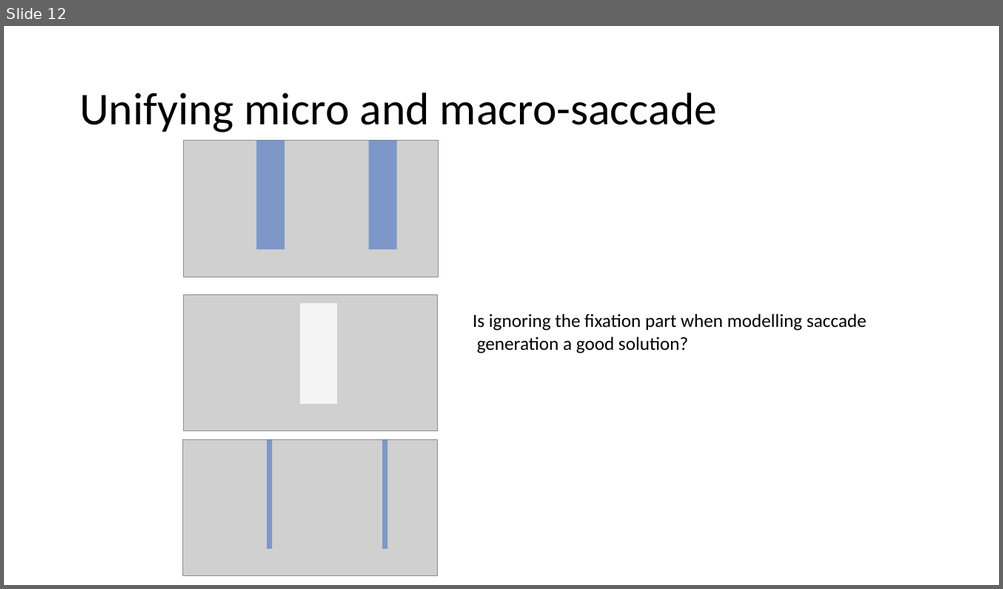
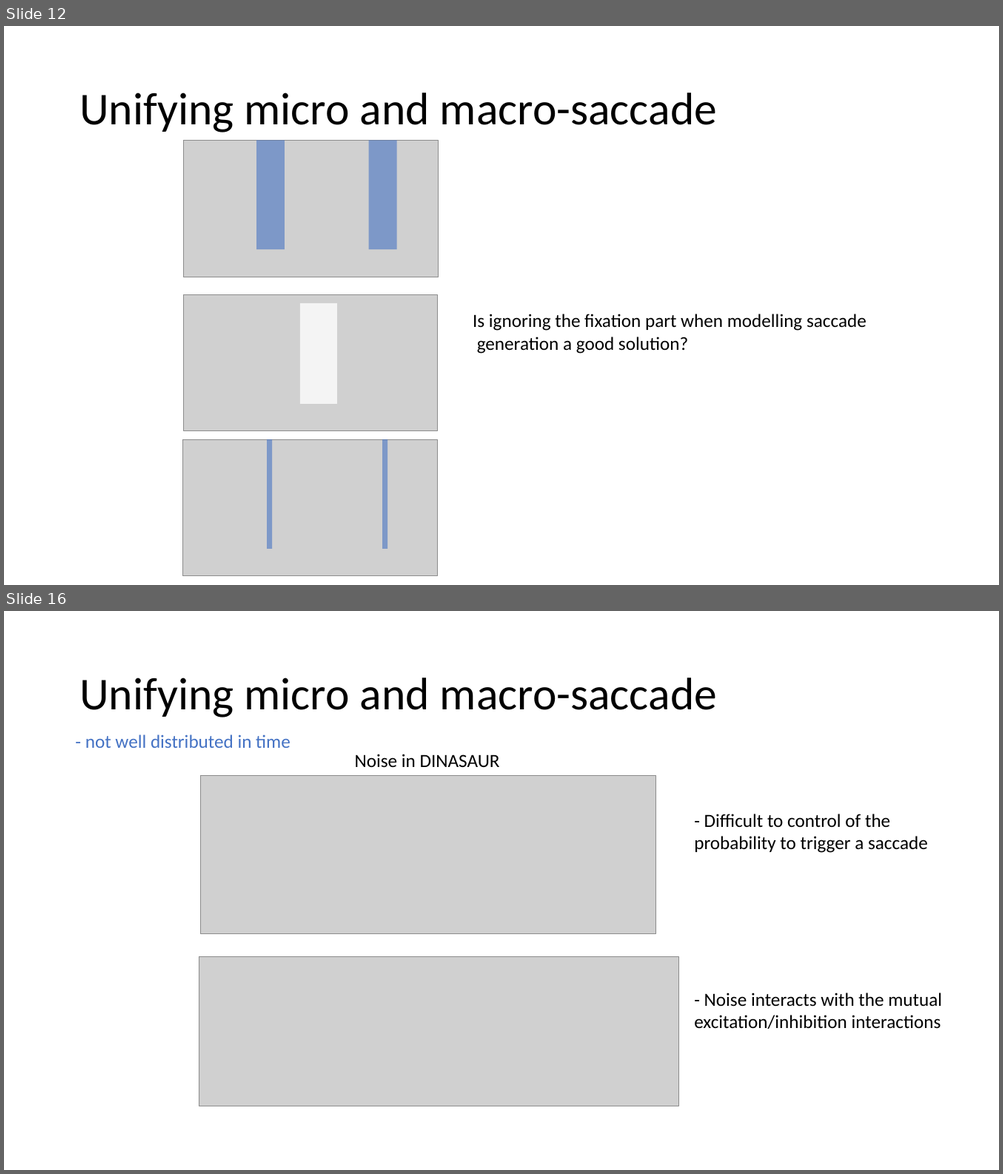
Before and after one commit to Nodragem/Modelling---DINASAUR2.0, a slide deck: notes/Presentation Feb2017/StochasticThreshold.pptx. Shown one above the other, each under a label of ours: slide 12 before the commit, slides 12 and 16 after it; the slides between them are not shown. The pictures are 1003x589 and 1003x1174 pixels, drawn with LibreOffice and Linux fonts; fonts in the diff are those of the drawing; grey boxes stand for pictures. Boxes give left, top, right and bottom in pixels: in the first picture for what was removed or moved away, otherwise in the second. Text is boxed around its words. In the diff, an @@ line names an element or a change of style, - is before the commit and + after.

```diff
--- a/notes/Presentation Feb2017/StochasticThreshold.pptx
+++ b/notes/Presentation Feb2017/StochasticThreshold.pptx
@@ slide 16 added at box(4, 611, 999, 1170), background #FFFFFF @@
@@ title added at box(79, 678, 717, 718), 44 pt, text #000000 @@
+Unifying micro and macro-saccade
@@ text added at box(85, 735, 290, 748), 18 pt, text #4472C4 @@
+- not well distributed in time
@@ text added at box(355, 754, 500, 768), 18 pt, text #000000 @@
+Noise in DINASAUR
@@ picture added at box(200, 776, 655, 934) @@
@@ text added at box(694, 814, 942, 1029), 18 pt, text #000000 @@
+- Difficult to control of the probability to trigger a saccade
+- Noise interacts with the mutual excitation/inhibition interactions
@@ picture added at box(199, 957, 678, 1107) @@
```
Also in this commit, not shown: 10 slides changed, 1 other slide added, 50 other files.
